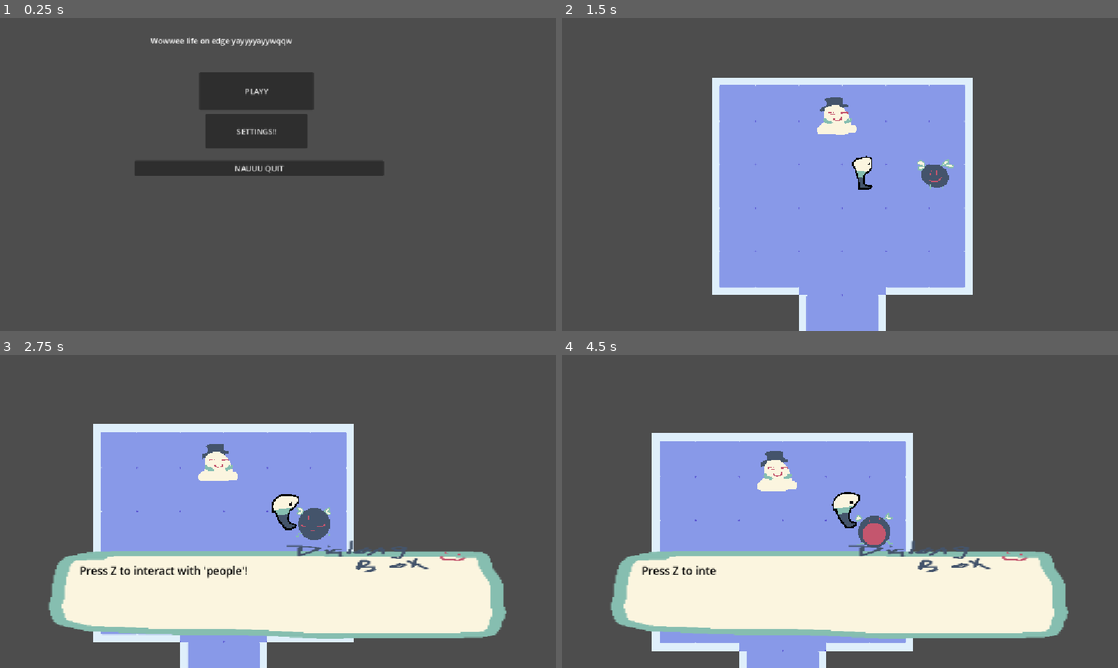
Above: before the commit, frames 1-4 (two rows, left to right).
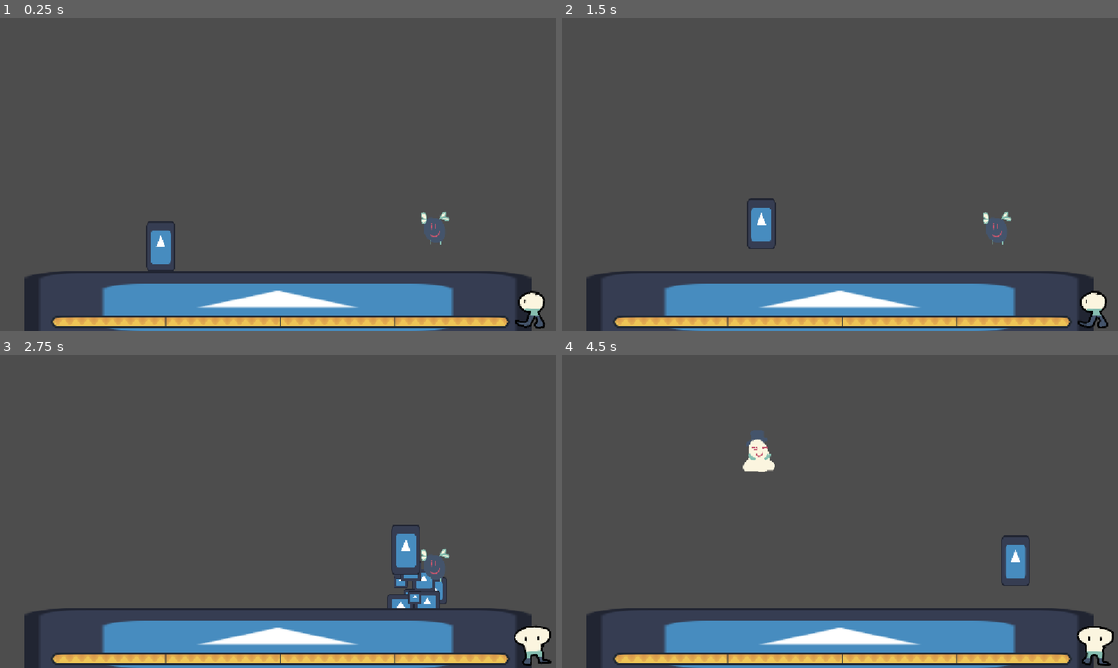
Above: after the commit, the same moments.

Repository: ShockedEmoji/whos-up-grandma
Game: Godot game, scene res://scenes/root.tscn
Two runs of this game, one before a commit and one after it. Both use one fixed random seed, a clock stepped at 60 frames per second and the inputs below. The engine's default icon, where the game draws it, is replaced by a stand-in: a white triangle on a blue panel in a dark square. Sound files missing from this copy of the repository are replaced by a short silence.
Inputs (mouse positions are in pixels of both pictures, inside the frame that each line leads up to):
- Up to frame 1 (0.25 s): no input
- Up to frame 2 (1.5 s): click (817, 89) at 0.5 s, where only the run before the commit has a clickable "PLAYY"; hold Right (right) from 1.28 s (still down); tap Z (confirm) at 1.35 s
- Up to frame 3 (2.75 s): keep holding Right (right); tap Up (up) at 1.52, 2.27 s; tap Z (confirm) at 2.1 s
- Up to frame 4 (4.5 s): tap Z (confirm) at 2.75, 2.85, 3.5, 3.6, 4.35 s; release Right (right) at 2.78 s; hold A (left) 2.78-3.53 s; hold Right (right) from 3.53 s (still down); tap Up (up) at 3.77 s

The runs differ from the first frame. In frame 1, 20% of the frame differs, in the area x 4-98%, y 6-100%; in frame 2, 43%; in frame 3, 49%, in the area x 4-100%, y 22-100%; in frame 4, 48%.

Commit message:
ahh i forgor

Diff:
--- a/scenes/platformer/mafia_bossfight.tscn
+++ b/scenes/platformer/mafia_bossfight.tscn
@@ -258,6 +258,7 @@
 process_mode = 3
 position = Vector2(576, 324)
 script = ExtResource("4_mqafl")
+default_scene = "platformer/mafia_bossfight"
 
 [node name="death_music" type="AudioStreamPlayer" parent="Camera2D" unique_id=1180635685]
 stream = ExtResource("5_tvr8v")
--- a/scripts/bee_bossfight.gd
+++ b/scripts/bee_bossfight.gd
@@ -12,7 +12,7 @@
 @onready var health: AnimatedSprite2D = $health
 @onready var texture_progress_bar: TextureProgressBar = $TextureProgressBar
 
-var bullet_damage: int = 5 # set it to like 5 or something
+var bullet_damage: int = 8 # set it to like 5 or something
 
 var idle_count: int = 0
 
@@ -56,7 +56,7 @@
 		health._reduce_health()
 		touching_legal = false
 		player._take_damage()
-		await get_tree().create_timer(1.0).timeout
+		await get_tree().create_timer(3.0).timeout
 		touching_legal = true
 
 var dying: bool = false
--- a/scripts/death_camera_2d.gd
+++ b/scripts/death_camera_2d.gd
@@ -6,6 +6,8 @@
 @onready var death_music: AudioStreamPlayer = $death_music
 
 var move_yes: int = 0
+
+@export var default_scene: String = "platformer/bee_bossfight"
 
 func _death():
 	await get_tree().create_timer(1.0).timeout
@@ -22,7 +24,7 @@
 
 	death_music.stop()
 
-	$"../.."._fade_transition("platformer/bee_bossfight")
+	$"../.."._fade_transition(default_scene)
 
 func _process(delta: float) -> void:
 	self.position += (player.position - self.position) * delta * 2 * move_yes
--- a/scripts/mafia_bossfight.gd
+++ b/scripts/mafia_bossfight.gd
@@ -16,7 +16,7 @@
 		health._reduce_health()
 		touching_legal = false
 		player._take_damage()
-		await get_tree().create_timer(1.0).timeout
+		await get_tree().create_timer(3.0).timeout
 		touching_legal = true
 
 
@@ -123,12 +123,33 @@
 	_new_attack()
 
 @onready var camera_2d: Camera2D = $Camera2D
+@onready var texture_progress_bar: TextureProgressBar = $TextureProgressBar
+
+var bullet_damage: int = 8
+
+var dying: bool = false
+
+func _reduce_boss_health():
+	print("boss health reduced")
+	texture_progress_bar.value -= bullet_damage
+
+	if texture_progress_bar.value <= 0 && !dying:
+		touching_legal = false
+		dying = true
+
+		$".."._stop_music()
+
+
+		#DATA.post_transition_player_pos = Vector2(4471.0, -1510)
+		#DATA.bee_just_killed = true
+		$".."._play_music("tutorial")
+		$".."._fade_transition("top_down/tutorial", 0.2, 0, 3, $Camera2D)
 
 func _death():
 	$".."._stop_music()
 	get_tree().paused = true
 	await camera_2d._death()
-	$".."._play_music("mafia fight")
+	#".."._play_music("mafia fight")
 
 
 enum BOSS_STATES {
--- a/scripts/root.gd
+++ b/scripts/root.gd
@@ -32,14 +32,16 @@
 
 
 func _stop_music():
-	active_player.stop()
+	if active_player != null:
+		active_player.stop()
 
 func _ready():
 
 	# Make sure that no config things have null value
 	_config_load_stuff()
 
-	_change_scene("menu/main_menu")
+	#_change_scene("menu/main_menu")
+	_change_scene("platformer/mafia_bossfight")
 
 	_fix_music_volume()
 
